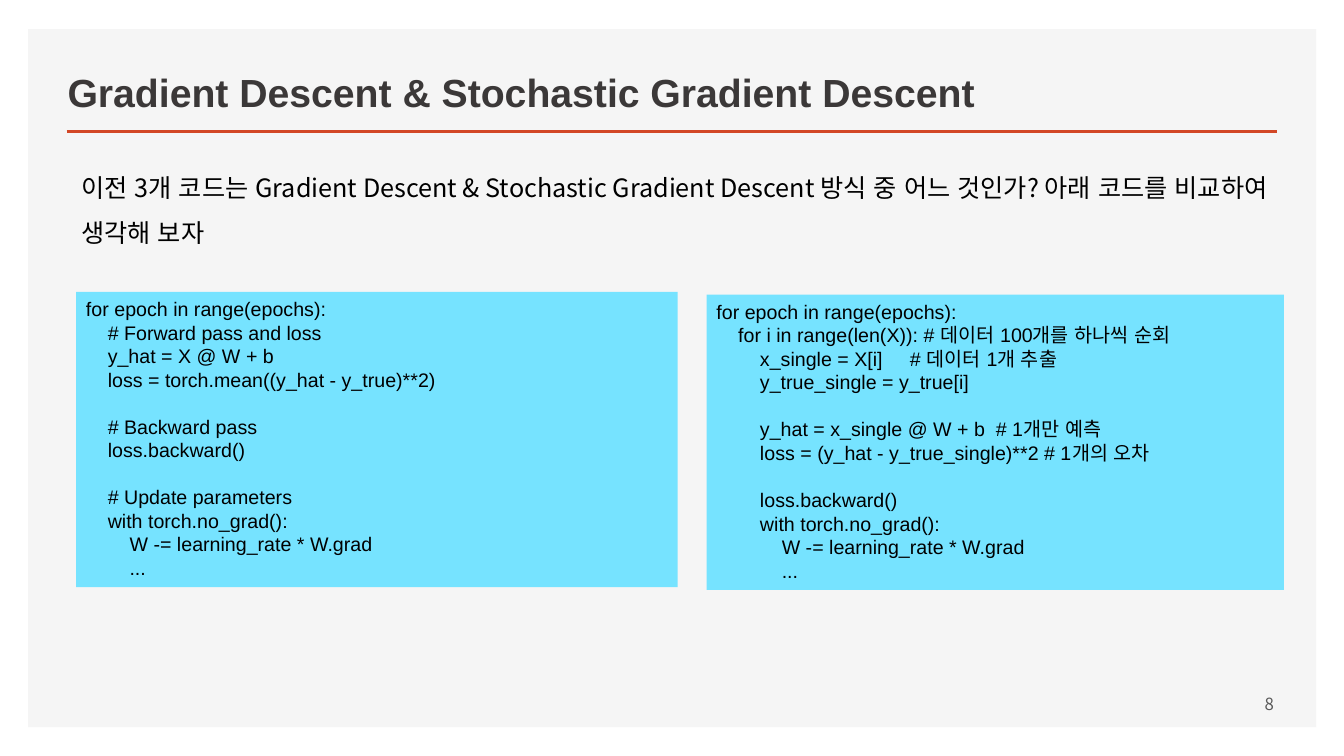
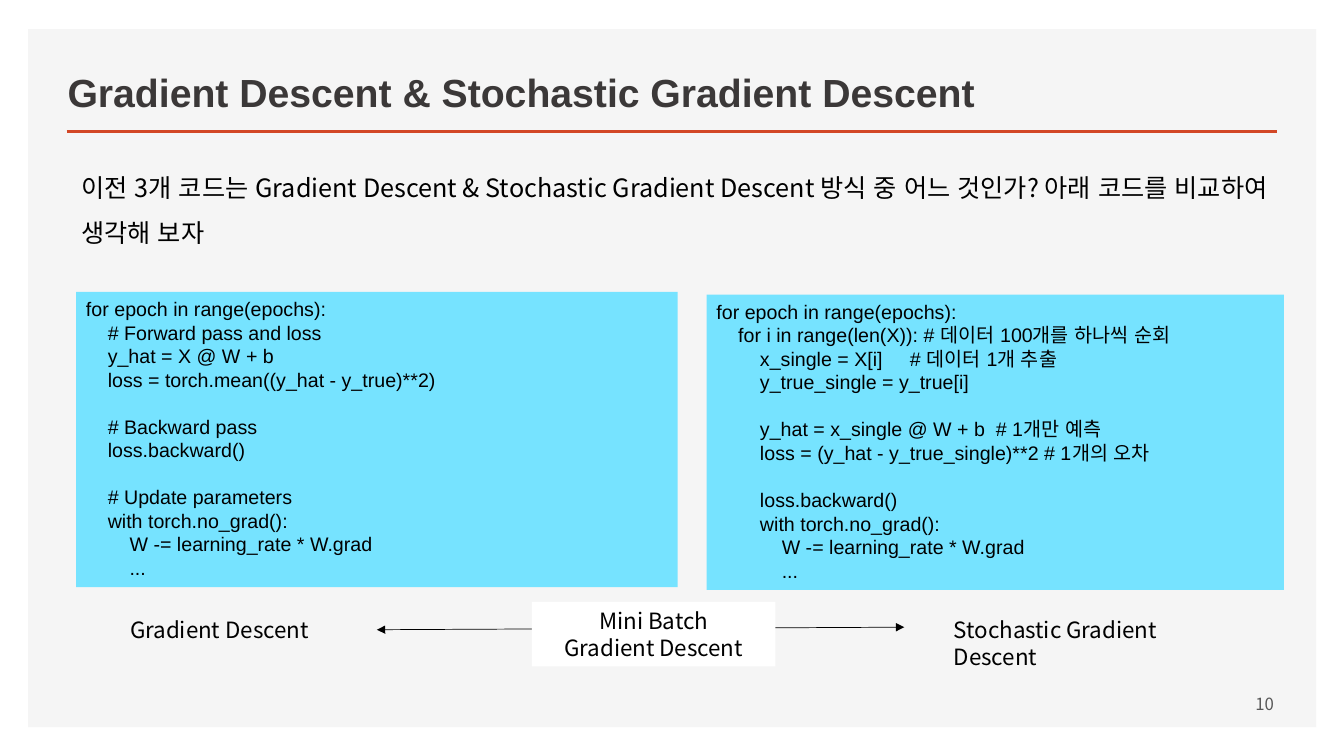
Before and after one commit to ancestor9/mathematics-for-machine-learning, a slide deck: slide 10 of Linear_Algebra/w5_03_Deep_Learning_with_pytorch.pptx (slide 8 before the commit). Drawn at 1344x756 pixels with LibreOffice and Linux fonts; fonts in the diff are those of the drawing. Boxes give left, top, right and bottom in pixels: in the first picture for what was removed or moved away, otherwise in the second. Text is boxed around its words. In the diff, an @@ line names an element or a change of style, - is before the commit and + after.

```diff
--- a/Linear_Algebra/w5_03_Deep_Learning_with_pytorch.pptx
+++ b/Linear_Algebra/w5_03_Deep_Learning_with_pytorch.pptx
@@ text added at (x1=130, y1=620, x2=308, y2=639), 16 pt, text #000000 @@
+Gradient Descent
@@ double arrow added from (377, 630) to (904, 627), #000000 0.5 pt @@
@@ rectangle added at (x1=532, y1=602, x2=775, y2=666), fill #FFFFFF, 16 pt, text #000000 @@
+Mini Batch
+Gradient Descent
@@ text added at (x1=954, y1=620, x2=1156, y2=666), 16 pt, text #000000 @@
+Stochastic Gradient Descent
@@ page number at (x1=1255, y1=697, x2=1274, y2=710): text changed @@
-8
+10
```
Also in this commit, not shown: 5 other slides changed, 1 slide added.
